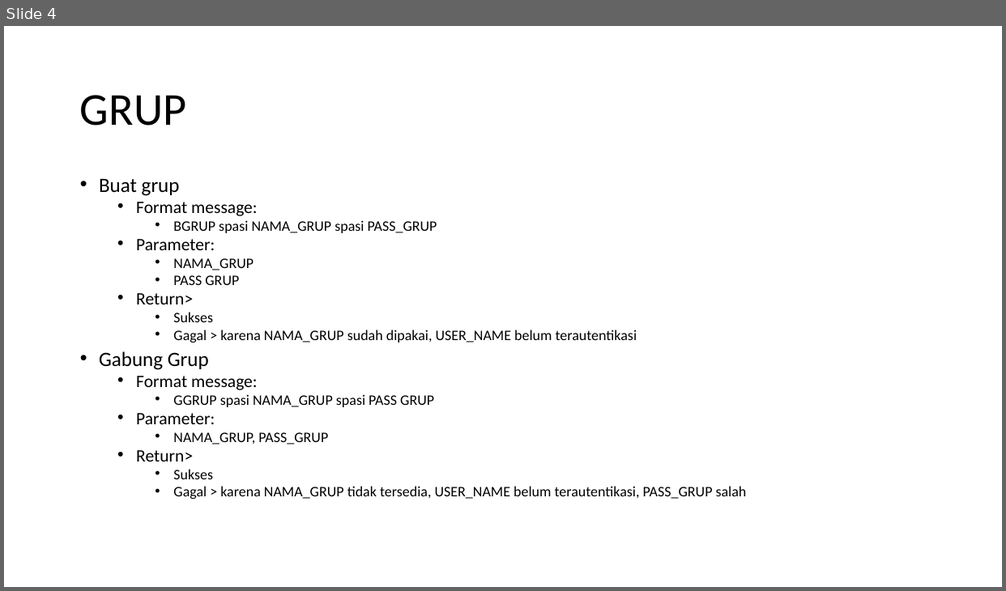
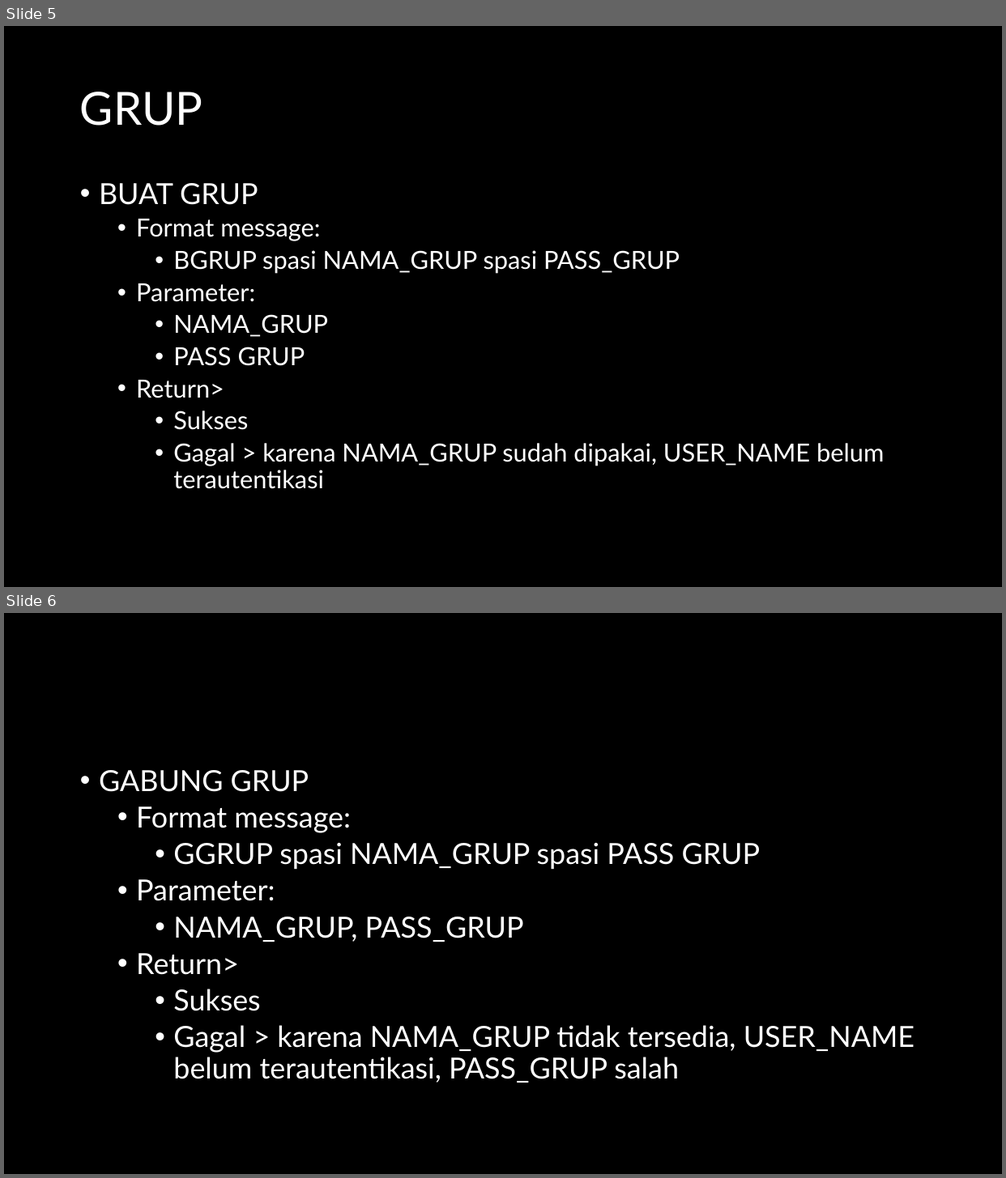
Before and after one commit to jeffrynasri/Kuliah-Progjar-E, a slide deck: DRAFT-CHAT-SERVER.pptx. Shown one above the other, each under a label of ours: slide 4 before the commit, slides 5 and 6 after it. The pictures are 1006x591 and 1006x1178 pixels, drawn with LibreOffice and Linux fonts; fonts in the diff are those of the drawing; background and template pictures are left out. Boxes give left, top, right and bottom in pixels: in the first picture for what was removed or moved away, otherwise in the second. Text is boxed around its words. In the diff, an @@ line names an element or a change of style, - is before the commit and + after.

```diff
--- a/DRAFT-CHAT-SERVER.pptx
+++ b/DRAFT-CHAT-SERVER.pptx
@@ slide 6 added at [4,613,1002,1174], background #000000 @@
@@ text added at [99,770,914,1083], 28 pt, text #FFFFFF @@
+• GABUNG GRUP
+  • Format message:
+    • GGRUP spasi NAMA_GRUP spasi PASS GRUP
+  • Parameter:
+    • NAMA_GRUP, PASS_GRUP
+  • Return>
+    • Sukses
+    • Gagal > karena NAMA_GRUP tidak tersedia, USER_NAME belum terautentikasi, PASS_GRUP salah
@@ what was slide 4 is now slide 5 @@
@@ slide 5 changed as well @@
@@ background picture (left out) to #000000 @@
@@ title "GRUP" at [80,92,203,126]: font Calibri to Lato, text colour #000000 to #FFFFFF @@
@@ text at [99,183,258,205]: text changed; size 19.6 to 28 pt; font Calibri to Lato; text colour #000000 to #FFFFFF @@
-• Buat grup
+• BUAT GRUP
@@ text at [136,219,884,489]: size 16.8 to 24 pt in "Format message:", "Parameter:", "Return>"; font Calibri to Lato, text colour #000000 to #FFFFFF; size 14 to 24 pt in "BGRUP spasi NAMA_GRUP spasi PASS_GRUP", "NAMA_GRUP", "PASS GRUP", "Sukses" and 1 more places; line spacing 0.7 to 0.9 @@
@@ text at [99,352,747,499]: paragraphs removed @@
-• Gabung Grup
-  • Format message:
-    • GGRUP spasi NAMA_GRUP spasi PASS GRUP
-  • Parameter:
-    • NAMA_GRUP, PASS_GRUP
-  • Return>
-    • Sukses
-    • Gagal > karena NAMA_GRUP tidak tersedia, USER_NAME belum terautentikasi, PASS_GRUP salah
```
Also in this commit, not shown: 5 other slides changed, 2 other slides added, 1 slide removed.
